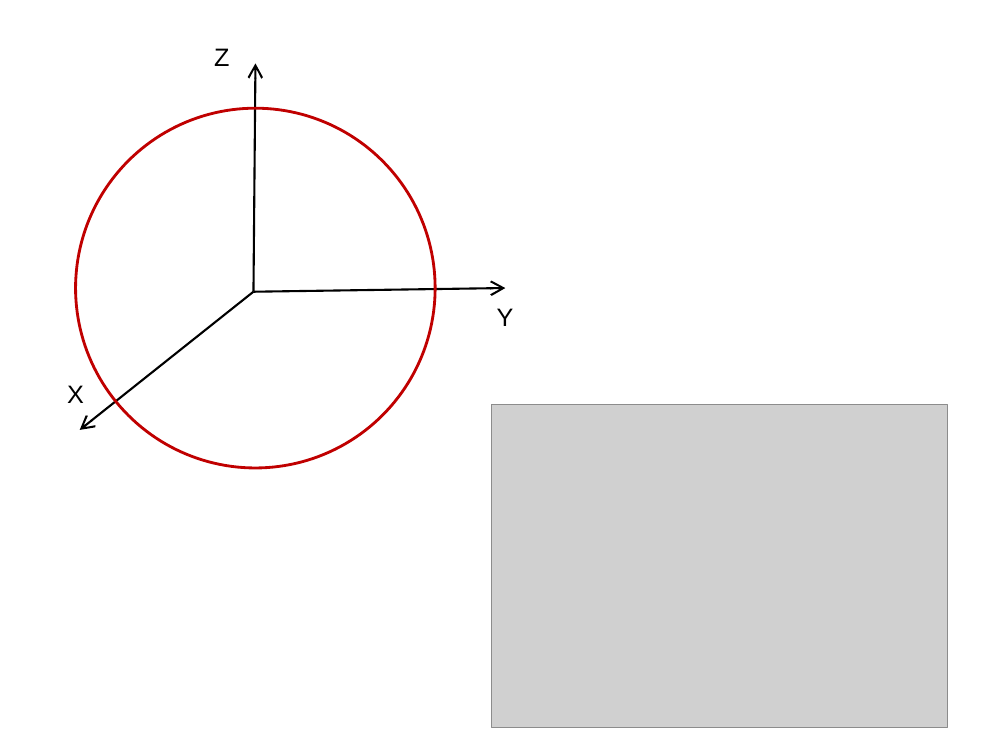
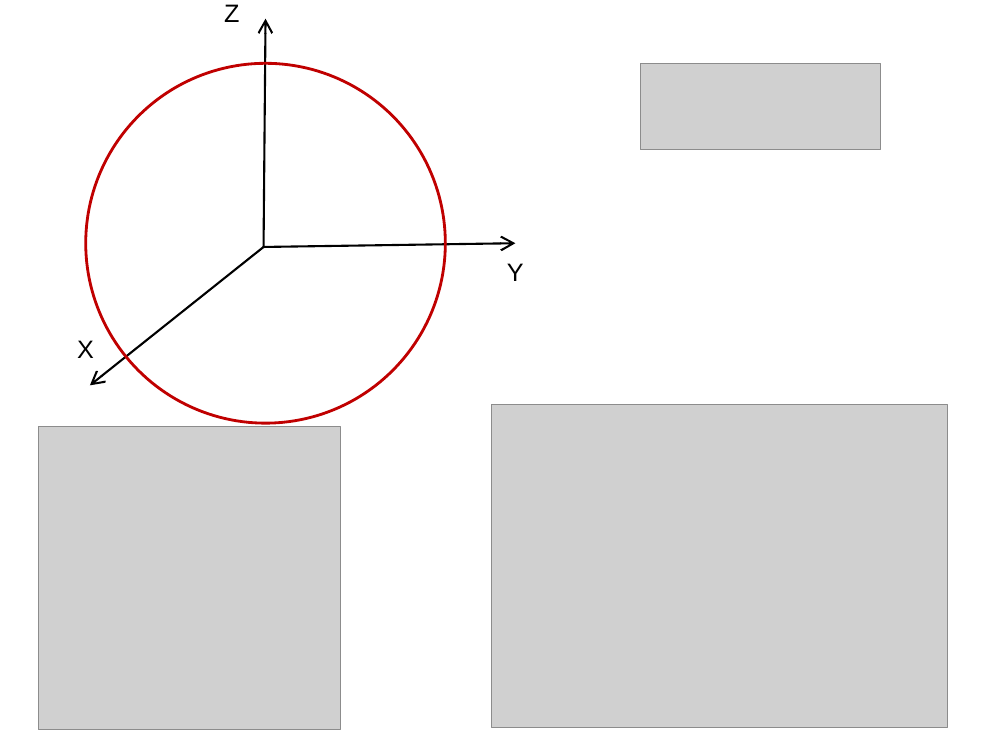
Before and after one commit to l432/NMK, a slide deck: slide 3 of Lecture/FizChemMat/sclad.ppt. Drawn at 1008x756 pixels with LibreOffice and Linux fonts; fonts in the diff are those of the drawing; grey boxes stand for pictures. Boxes give left, top, right and bottom in pixels: in the first picture for what was removed or moved away, otherwise in the second. Text is boxed around its words. In the diff, an @@ line names an element or a change of style, - is before the commit and + after.

```diff
--- a/Lecture/FizChemMat/sclad.ppt
+++ b/Lecture/FizChemMat/sclad.ppt
@@ picture added at (640,64,881,150) @@
@@ 3 texts, 3 arrows, 1 ellipse: place and size @@
-3 texts, 3 arrows, 1 ellipse at (67,48,514,468)
+3 texts, 3 arrows, 1 ellipse at (77,4,524,423)
@@ picture added at (38,426,340,730) @@
```
Also in this commit, not shown: 9 slides added, 1 other file.
